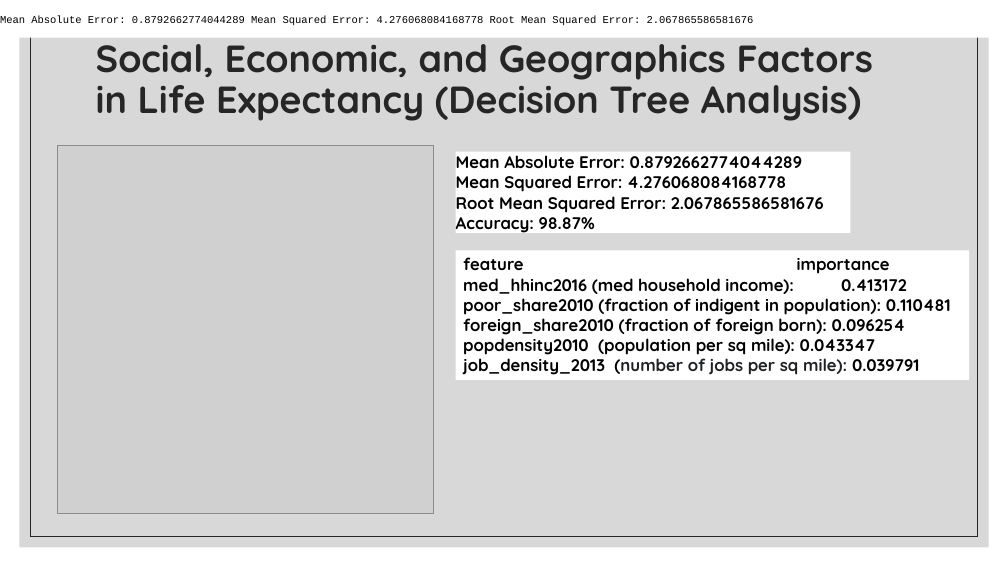
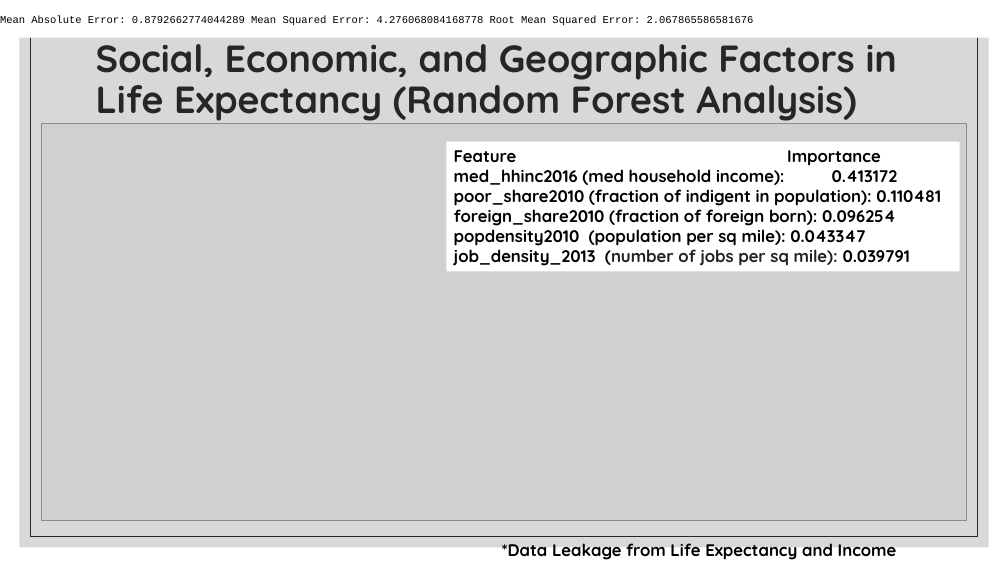
Before and after one commit to sammycho22383/Research_Project_Inequality, a slide deck: slide 10 of SCho Project on Economic Inequality.pptx (slide 6 before the commit). Drawn at 1008x567 pixels with LibreOffice and Linux fonts; fonts in the diff are those of the drawing; grey boxes stand for pictures. Boxes give left, top, right and bottom in pixels: in the first picture for what was removed or moved away, otherwise in the second. Text is boxed around its words. In the diff, an @@ line names an element or a change of style, - is before the commit and + after.

```diff
--- a/SCho Project on Economic Inequality.pptx
+++ b/SCho Project on Economic Inequality.pptx
@@ title at (96, 44, 897, 124): text changed @@
-Social, Economic, and Geographics Factors in Life Expectancy (Decision Tree Analysis)
+Social, Economic, and Geographic Factors in Life Expectancy (Random Forest Analysis)
@@ picture added at (42, 124, 966, 521) @@
@@ picture removed at (57, 146, 434, 514) @@
@@ rectangle "Feature Importance": place and size @@
-rectangle "Feature Importance" at (456, 250, 969, 380)
+rectangle "Feature Importance" at (446, 141, 960, 271)
@@ text in rectangle at (454, 150, 881, 166): text changed @@
-feature importance
+Feature Importance
@@ rectangle removed at (456, 152, 851, 234) @@
-Mean Absolute Error: 0.8792662774044289
-Mean Squared Error: 4.276068084168778
-Root Mean Squared Error: 2.067865586581676 Accuracy: 98.87%
@@ text added at (502, 543, 897, 560), 16 pt, text #000000, bold @@
+*Data Leakage from Life Expectancy and Income
```
Also in this commit, not shown: 1 other slide changed, 5 slides added, 1 other file.
